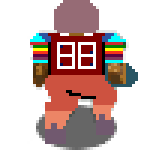
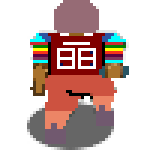
Layers edited between the first and the second w=150, h=150 image:
painted on "A_Stand_Player.png" over [30, 36, 138, 135]
painted on "Layer" over [27, 102, 117, 150]
